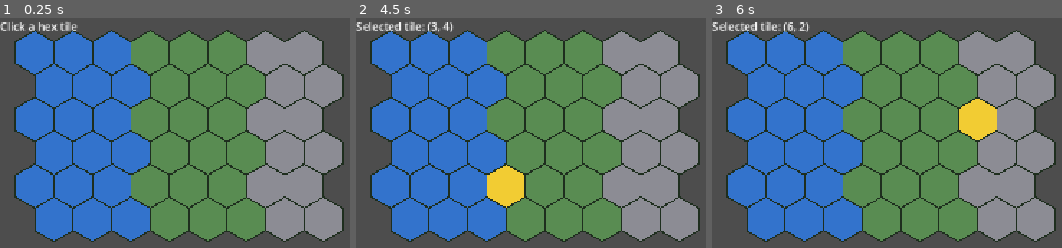
Above: before the commit, frames 1-3 (left to right).
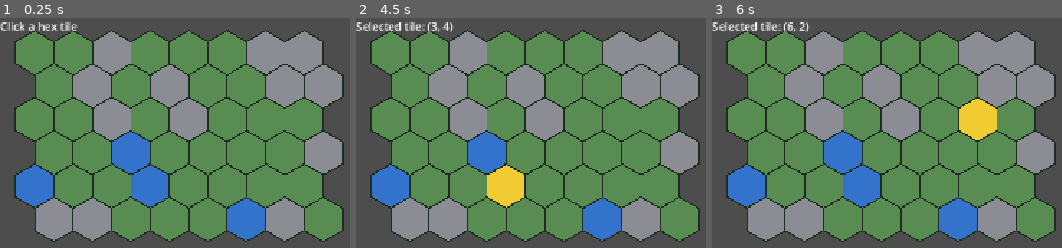
Above: after the commit, the same moments.

Repository: Chrisbinish/MapsApart
Game: Godot game, scene res://MapsApart/Scenes/App/Main.tscn
Same seed, same stepped clock (60 frames per second), same inputs: the game is played once before the commit and once after it.
Inputs (mouse positions are in pixels of both pictures, inside the frame that each line leads up to):
- Up to frame 1 (0.25 s): no input
- Up to frame 2 (4.5 s): tap A every 0.75 s from 0.5 to 4.25 s; move the mouse to (outside the picture) at 0.52 s; click (outside the picture) at 0.67 s; move the mouse to (outside the picture) at 1.27 s; click (outside the picture) at 1.42 s; move the mouse to (outside the picture) at 2.02 s; click (outside the picture) at 2.17 s; move the mouse to (outside the picture) at 2.77 s; click (outside the picture) at 2.92 s; move the mouse to (outside the picture) at 3.52 s; click (outside the picture) at 3.67 s; move the mouse to (517, 174) at 4.27 s; click (517, 174) at 4.42 s
- Up to frame 3 (6 s): move the mouse to (outside the picture) at 5.02 s; click (outside the picture) at 5.17 s; move the mouse to (992, 130) at 5.77 s; click (992, 130) at 5.92 s

The runs differ from the first frame. In frame 1, 39% of the frame differs, in the area x 4-98%, y 5-97%; in frame 2, 37%; in frame 3, 37%.

Commit message:
Add seeded terrain generation

Diff:
--- a/MapsApart/Scripts/World/hex_map.gd
+++ b/MapsApart/Scripts/World/hex_map.gd
@@ -9,7 +9,7 @@
 # The map's width and height, measured in hex tiles.
 var width: int
 var height: int
-
+var map_seed: int = 67890
 # Stores the coordinates of every tile that exists.
 var tiles: Array[Vector2i] = []
 var terrain: Dictionary = {}
@@ -19,14 +19,18 @@
 	height = map_height
 	tiles.clear()
 	terrain.clear()
+	var rng := RandomNumberGenerator.new()
+	rng.seed = map_seed
 
 	for y in range(height):
 		for x in range(width):
 			var tile := Vector2i(x, y)
 			tiles.append(Vector2i(x, y))
-			if tile.x < 3:
+			var roll: float = rng.randf()
+
+			if roll < 0.2:
 				terrain[tile] = TerrainType.WATER
-			elif tile.x > 5:
+			elif roll < 0.35:
 				terrain[tile] = TerrainType.MOUNTAIN
 			else:
 				terrain[tile] = TerrainType.GRASS
